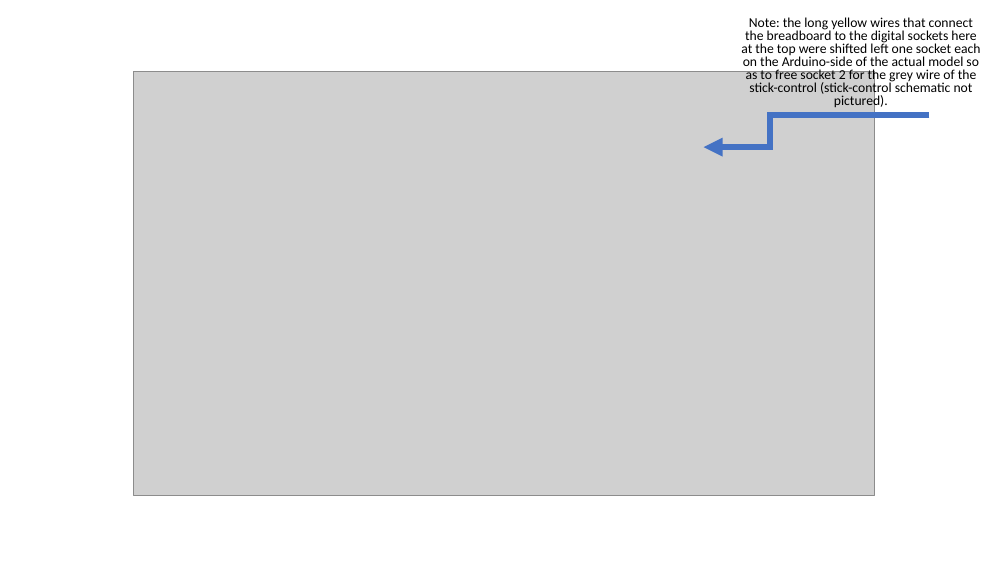
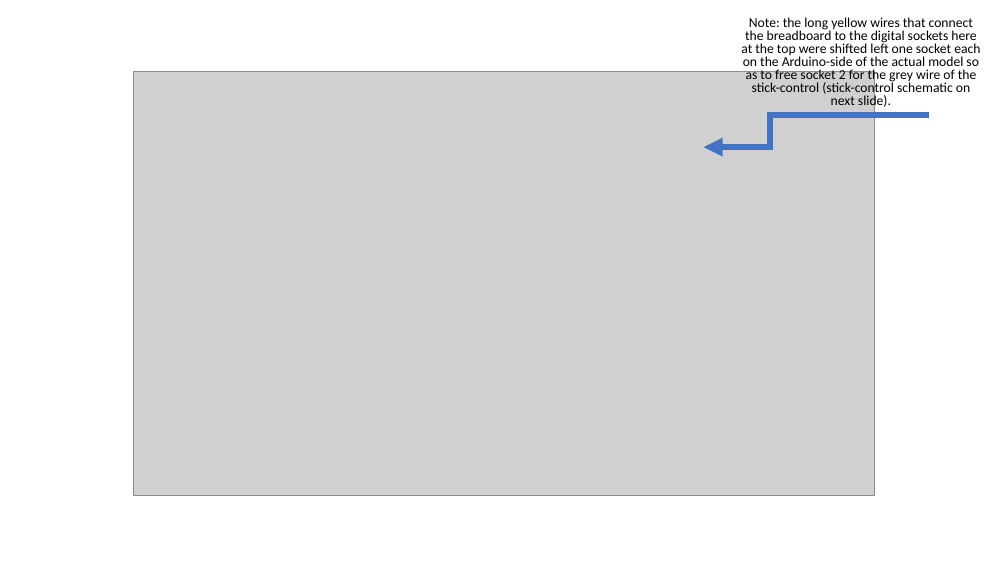
Before and after one commit to cweichlein/Stick-to-Arduino-LCD-Component, a slide deck: slide 1 of schematic.pptx. Drawn at 1008x567 pixels with LibreOffice and Linux fonts; fonts in the diff are those of the drawing; grey boxes stand for pictures. Boxes give left, top, right and bottom in pixels: in the first picture for what was removed or moved away, otherwise in the second. Text is boxed around its words. In the diff, an @@ line names an element or a change of style, - is before the commit and + after.

Commit message:
Confusing schematics

```diff
--- a/schematic.pptx
+++ b/schematic.pptx
@@ subtitle at [741, 17, 980, 109]: text changed @@
-Note: the long yellow wires that connect the breadboard to the digital sockets here at the top were shifted left one socket each on the Arduino-side of the actual model so as to free socket 2 for the grey wire of the stick-control (stick-control schematic not pictured).
+Note: the long yellow wires that connect the breadboard to the digital sockets here at the top were shifted left one socket each on the Arduino-side of the actual model so as to free socket 2 for the grey wire of the stick-control (stick-control schematic on next slide).
```
Also in this commit, not shown: 1 slide added.
